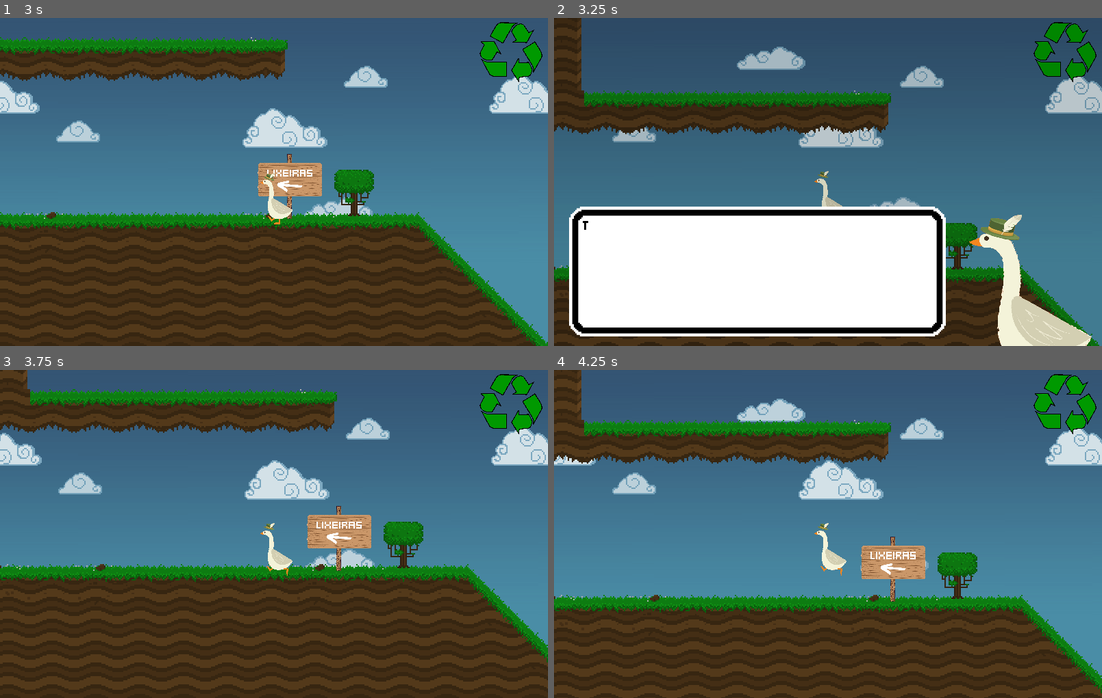
Above: before the commit, frames 1-4 (two rows, left to right).
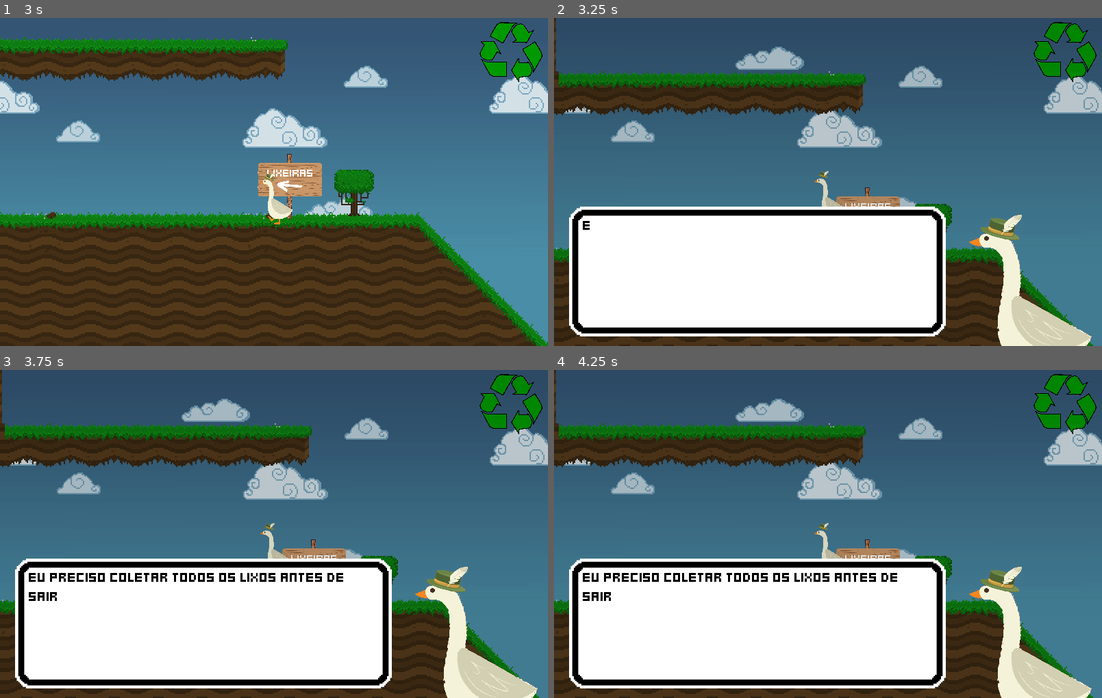
Above: after the commit, the same moments.

Repository: Boyquotes/EcoAventura
Game: Godot game, scene res://src/Main/Game.tscn
The game is run twice, just before and just after one commit, with the same random seed, the same clock (stepped at 60 frames per second) and the same inputs.
Inputs:
- Up to frame 1 (3 s): tap Enter (ui_accept) at 0.5, 1.35, 2.85 s; hold Enter (ui_accept) 0.53-1.28 s; hold Right (move_right) 0.53-2.03 s; tap Up (jump) at 0.77, 1.52 s; hold Enter (ui_accept) 2.03-2.78 s; hold Left (move_left) from 2.03 s (still down)
- Up to frame 2 (3.25 s): keep holding Left (move_left); tap Up (jump) at 3.02 s
- Up to frame 3 (3.75 s): keep holding Left (move_left); hold Enter (ui_accept) from 3.53 s (still down)
- Up to frame 4 (4.25 s): keep holding Left (move_left); keep holding Enter (ui_accept); tap Up (jump) at 3.77 s

Frame 1 is identical in both runs. In frame 2, 15% of the frame differs, in the area x 0-100%, y 0-100%; in frame 3, 53%; in frame 4, 41%.

Commit message:
rc1 caixadialogo

Diff:
--- a/project.godot
+++ b/project.godot
@@ -14,6 +14,11 @@
 "language": "GDScript",
 "path": "res://src/Actors/Actor.gd"
 }, {
+"base": "Control",
+"class": "CaixaTexto",
+"language": "GDScript",
+"path": "res://src/UserInterface/CaixaTexto.gd"
+}, {
 "base": "LevelClass",
 "class": "Level",
 "language": "GDScript",
@@ -46,6 +51,7 @@
 } ]
 _global_script_class_icons={
 "Actor": "",
+"CaixaTexto": "",
 "Level": "",
 "LevelClass": "",
 "Lixeira": "",
--- a/src/Actors/Player.gd
+++ b/src/Actors/Player.gd
@@ -10,6 +10,7 @@
 onready var sound_jump = $Jump
 
 var animacaoFim = false
+var animacaoVoltar = false
 
 func _ready():
 	# Static types are necessary here to avoid warnings.
@@ -24,6 +25,7 @@
 		camera.custom_viewport = viewport
 		yield(get_tree(), "idle_frame")
 		camera.make_current()
+	$Timer.connect("timeout", self, "terminalVoltar")
 
 
 # Physics process is a built-in loop in Godot.
@@ -47,15 +49,18 @@
 	# Play jump sound
 	var direction: Vector2
 	var is_jump_interrupted = false
-	if (!animacaoFim):
+	if animacaoFim:
+		direction = Vector2(-1, 0)
+	elif animacaoVoltar:
+		direction = Vector2(1, 0)
+	else:
 		if Input.is_action_just_pressed("jump" + action_suffix) and is_on_floor():
 			sound_jump.play()
 
 		direction = get_direction()
 
 		is_jump_interrupted = Input.is_action_just_released("jump" + action_suffix) and _velocity.y < 0.0
-	else:
-		direction = Vector2(-1, 0)
+
 	_velocity = calculate_move_velocity(_velocity, direction, speed, is_jump_interrupted)
 
 	var snap_vector = Vector2.ZERO
@@ -107,3 +112,9 @@
 
 func terminarFase():
 	animacaoFim = true
+
+func voltar():
+	animacaoVoltar = true
+	$Timer.start()
+func terminalVoltar():
+	animacaoVoltar = false
--- a/src/Actors/Player.tscn
+++ b/src/Actors/Player.tscn
@@ -85,3 +85,7 @@
 scale = Vector2( 0.0472561, 0.0513246 )
 frames = SubResource( 12 )
 animation = "pular"
+
+[node name="Timer" type="Timer" parent="."]
+wait_time = 0.2
+one_shot = true
--- a/src/Level/Level.gd
+++ b/src/Level/Level.gd
@@ -6,7 +6,7 @@
 # The "_" prefix is a convention to indicate that variables are private
 
 onready var uiLixo = $CanvasLayer/TipoLixo
-onready var caixaTexto = get_parent().get_node("Jogo/InterfaceLayer/Dialogo")
+onready var caixaTexto = get_parent().get_node("Jogo/InterfaceLayer/CaixaTexto")
 
 func _ready():
 	uiLixo.setLixo(1)
@@ -28,7 +28,9 @@
 			trans.play_backwards("FadeIn")
 			trans.connect("animation_finished", self, "fimNivel")
 		else:
-			caixaTexto.mostrarTextos(["Teste 1 2 3 4"])
+			caixaTexto.mostrarTextos(["Eu preciso coletar todos os lixos antes de sair"])
+			caixaTexto.connect("textoCompletado", $Player, "voltar")
+
 func fimNivel(animation_name):
 	if animation_name == "FadeIn":
 		emit_signal("nivelAcabado")
--- a/src/Level/Level.tscn
+++ b/src/Level/Level.tscn
@@ -146,7 +146,8 @@
 
 [node name="ParallaxBackground" parent="." instance=ExtResource( 7 )]
 
-[node name="Music" type="AudioStreamPlayer" parent="ParallaxBackground"]
+[node name="Music" type="AudioStreamPlayer" parent="."]
+pause_mode = 2
 stream = ExtResource( 2 )
 volume_db = -15.0
 pitch_scale = 0.9
--- a/src/Main/Jogo.tscn
+++ b/src/Main/Jogo.tscn
@@ -1,6 +1,6 @@
 [gd_scene load_steps=5 format=2]
 
-[ext_resource path="res://src/UserInterface/Dialogo.tscn" type="PackedScene" id=1]
+[ext_resource path="res://src/UserInterface/CaixaTexto.tscn" type="PackedScene" id=1]
 [ext_resource path="res://src/Main/Jogo.gd" type="Script" id=4]
 [ext_resource path="res://src/Level/Selecao.tscn" type="PackedScene" id=5]
 [ext_resource path="res://src/UserInterface/PauseMenu.tscn" type="PackedScene" id=6]
@@ -18,4 +18,4 @@
 
 [node name="PauseMenu" parent="InterfaceLayer" instance=ExtResource( 6 )]
 
-[node name="Dialogo" parent="InterfaceLayer" instance=ExtResource( 1 )]
+[node name="CaixaTexto" parent="InterfaceLayer" instance=ExtResource( 1 )]
--- a/src/UserInterface/Dialogo.gd
+++ b/src/UserInterface/CaixaTexto.gd
@@ -1,4 +1,7 @@
+class_name CaixaTexto
 extends Control
+
+signal textoCompletado()
 
 onready var caixaTexto = $TextureRect/Label
 onready var timer = $Timer
@@ -6,33 +9,39 @@
 var limiteChars = 0
 var fila: Array = []
 var textoAtual: String = ''
+var rodandoTexto = false
 
 func mostrarTextos(textoArr: Array):
 	show()
-	fila.append_array(textoArr)
-	if textoAtual == '':
-		proximoTexto()
+	get_tree().paused = true
+	fila = textoArr
+	limiteChars = 0
+	proximoTexto()
 
 func _input(event):
-	if event.is_action_pressed("ui_accept"):
+	if event.is_action_pressed("ui_accept") and visible:
 		proximoTexto()
 
 func _on_Timer_timeout():
+	$SfxFala.play()
+	caixaTexto.visible_characters += 1
+	print(caixaTexto.visible_characters)
 	if caixaTexto.get_visible_characters() >= limiteChars:
 		timer.stop()
-	else:
-		caixaTexto.visible_characters += 1;
 
 func proximoTexto():
-	print(fila.size())
-	if fila.size() > 0:
+	if caixaTexto.get_visible_characters() < limiteChars:
+		caixaTexto.visible_characters = limiteChars
+	elif fila.size() > 0:
 		textoAtual = fila.pop_front()
-		limiteChars = textoAtual.length()
 		caixaTexto.set_visible_characters(0)
 		caixaTexto.set_text(textoAtual)
+		limiteChars = caixaTexto.get_total_character_count()
 		timer.start()
 	else:
 		textoAtual = ''
 		caixaTexto.set_visible_characters(0)
 		caixaTexto.set_text(textoAtual)
+		get_tree().paused = false
 		hide()
+		emit_signal("textoCompletado")
--- a/src/UserInterface/Dialogo.tscn
+++ b/src/UserInterface/CaixaTexto.tscn
@@ -1,10 +1,11 @@
-[gd_scene load_steps=8 format=2]
+[gd_scene load_steps=9 format=2]
 
 [ext_resource path="res://assets/theme/fonts/kenney_mini_square.tres" type="DynamicFontData" id=1]
 [ext_resource path="res://assets/theme/user_interface.tres" type="Theme" id=2]
 [ext_resource path="res://assets/art/player/parado.png" type="Texture" id=3]
 [ext_resource path="res://assets/art/ui/dialogo.png" type="Texture" id=4]
-[ext_resource path="res://src/UserInterface/Dialogo.gd" type="Script" id=5]
+[ext_resource path="res://src/UserInterface/CaixaTexto.gd" type="Script" id=5]
+[ext_resource path="res://assets/audio/sfx/fala.wav" type="AudioStream" id=6]
 
 [sub_resource type="StyleBoxFlat" id=2]
 bg_color = Color( 0, 0, 0, 0.12549 )
@@ -13,7 +14,7 @@
 size = 20
 font_data = ExtResource( 1 )
 
-[node name="Dialogo" type="Control"]
+[node name="CaixaTexto" type="Control"]
 visible = false
 anchor_right = 1.0
 anchor_bottom = 1.0
@@ -56,8 +57,13 @@
 text = "Lorem ipsum dolor sit amet, consectetur adipiscing elit. Donec tellus elit, faucibus a eleifend sit amet, trist …(280 unchanged characters)…
 autowrap = true
 clip_text = true
+percent_visible = 0.0
 
 [node name="Timer" type="Timer" parent="."]
 wait_time = 0.1
 
+[node name="SfxFala" type="AudioStreamPlayer" parent="."]
+stream = ExtResource( 6 )
+volume_db = -20.0
+
 [connection signal="timeout" from="Timer" to="." method="_on_Timer_timeout"]
Not shown, added: assets/audio/sfx/fala.wav.import
Not shown, added: assets/audio/sfx/fala.wav
